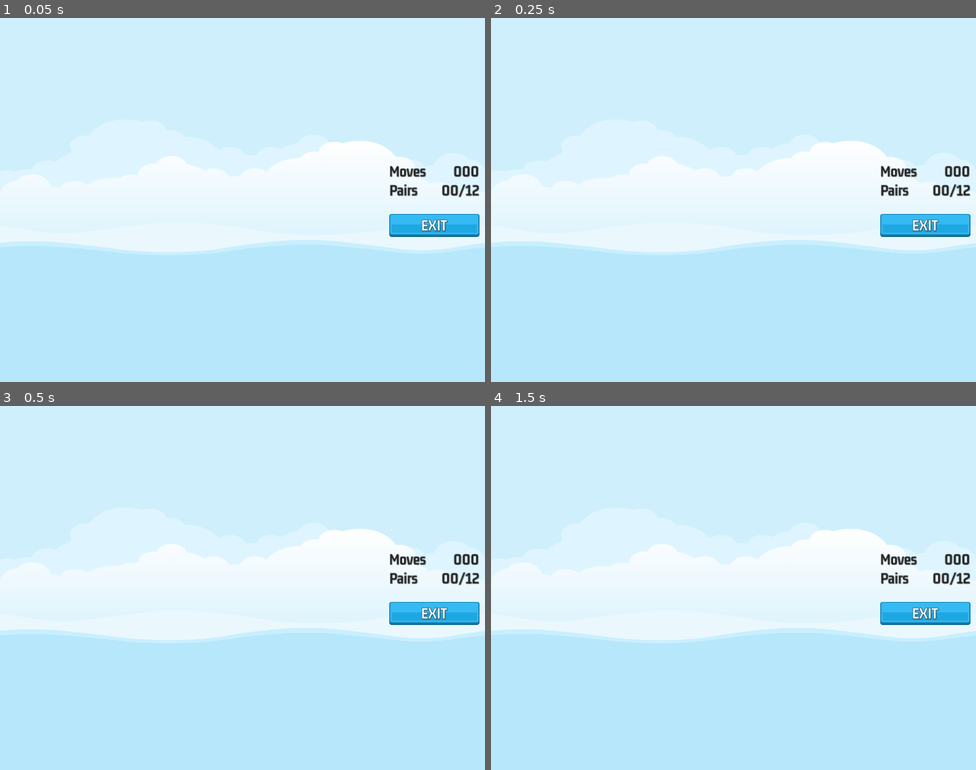
Above: before the commit, frames 1-4 (two rows, left to right).
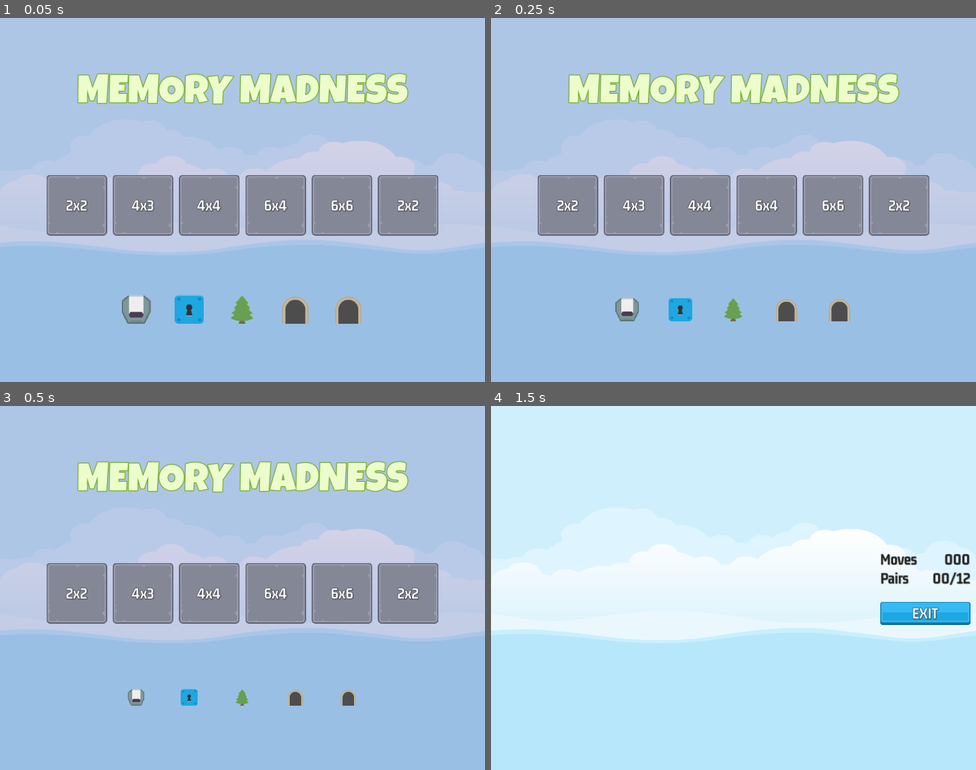
Above: after the commit, the same moments.

Repository: Babrakov/memory-madness
Game: Godot game, scene res://scenes/master/master.tscn
Two runs of this game, one before a commit and one after it. Both use one fixed random seed, a clock stepped at 60 frames per second and the inputs below.
Inputs (mouse positions are in pixels of both pictures, inside the frame that each line leads up to):
- Up to frame 1 (0.05 s): no input
- Up to frame 2 (0.25 s): no input
- Up to frame 3 (0.5 s): no input
- Up to frame 4 (1.5 s): click (568, 591) at 0.5 s, where only the run after the commit has a clickable "2x2"; tap Enter at 1.25 s

The runs differ from the first frame. In frame 1, 100% of the frame differs, in the area x 0-100%, y 0-100%; in frame 2, 100%; in frame 3, 100%; in frame 4, nothing differs.

Commit message:
Game Navigation

Diff:
--- a/project.godot
+++ b/project.godot
@@ -19,6 +19,7 @@
 
 ImageManager="*res://singletones/image_manager.gd"
 GameManager="*res://singletones/game_manager.gd"
+SignalManager="*res://singletones/signal_manager.gd"
 
 [display]
 
--- /dev/null
+++ b/scenes/game/game.gd
@@ -0,0 +1,18 @@
+extends Control
+
+
+# Called when the node enters the scene tree for the first time.
+func _ready() -> void:
+	SignalManager.on_level_selected.connect(on_level_selected)
+
+
+# Called every frame. 'delta' is the elapsed time since the previous frame.
+func _process(delta: float) -> void:
+	pass
+
+func on_level_selected(level_num: int) -> void:
+	print(level_num)
+
+
+func _on_exit_button_pressed() -> void:
+	SignalManager.on_game_exit_pressed.emit()
--- a/scenes/game/game.tscn
+++ b/scenes/game/game.tscn
@@ -1,5 +1,6 @@
-[gd_scene load_steps=5 format=3 uid="uid://dawjbwwfrs8fp"]
+[gd_scene load_steps=6 format=3 uid="uid://dawjbwwfrs8fp"]
 
+[ext_resource type="Script" path="res://scenes/game/game.gd" id="1_kyepd"]
 [ext_resource type="LabelSettings" uid="uid://efdir2vdny11" path="res://assets/GM_32_Dark.tres" id="1_ogw7s"]
 [ext_resource type="Texture2D" uid="uid://csgfsjm6hm2oo" path="res://assets/ui/blue_button00.png" id="2_fmkb2"]
 [ext_resource type="Texture2D" uid="uid://dijdvfauv570v" path="res://assets/ui/green_button00.png" id="3_1qupf"]
@@ -12,6 +13,7 @@
 anchor_bottom = 1.0
 grow_horizontal = 2
 grow_vertical = 2
+script = ExtResource("1_kyepd")
 
 [node name="HB" type="HBoxContainer" parent="."]
 layout_mode = 1
@@ -98,3 +100,5 @@
 label_settings = ExtResource("4_u1a48")
 horizontal_alignment = 1
 vertical_alignment = 1
+
+[connection signal="pressed" from="HB/MC2/VB/ExitButton" to="." method="_on_exit_button_pressed"]
--- a/scenes/level_button/level_button.gd
+++ b/scenes/level_button/level_button.gd
@@ -12,7 +12,5 @@
 		ldata.get_rows()
 	]
 
-
-# Called every frame. 'delta' is the elapsed time since the previous frame.
-func _process(delta: float) -> void:
-	pass
+func _on_pressed() -> void:
+	SignalManager.on_level_selected.emit(level_number)
--- a/scenes/level_button/level_button.tscn
+++ b/scenes/level_button/level_button.tscn
@@ -34,3 +34,5 @@
 label_settings = ExtResource("4_owcw7")
 horizontal_alignment = 1
 vertical_alignment = 1
+
+[connection signal="pressed" from="." to="." method="_on_pressed"]
--- a/scenes/master/master.gd
+++ b/scenes/master/master.gd
@@ -1,12 +1,20 @@
 extends CanvasLayer
 
+@onready var main: Control = $Main
+@onready var game: Control = $Game
 
 # Called when the node enters the scene tree for the first time.
 func _ready() -> void:
-	var data: SelectedLevelData = GameManager.get_level_selection(3)
-	pass
+	show_game(false)
+	SignalManager.on_game_exit_pressed.connect(on_game_exit_pressed)
+	SignalManager.on_level_selected.connect(on_level_selected)
 
+func show_game(s: bool) -> void:
+	game.visible = s
+	main.visible = !s
 
-# Called every frame. 'delta' is the elapsed time since the previous frame.
-func _process(delta: float) -> void:
-	pass
+func on_game_exit_pressed() -> void:
+	show_game(false)
+
+func on_level_selected(level_num: int) -> void:
+	show_game(true)
--- /dev/null
+++ b/singletones/signal_manager.gd
@@ -0,0 +1,4 @@
+extends Node
+
+signal on_game_exit_pressed
+signal on_level_selected(level_num: int)
